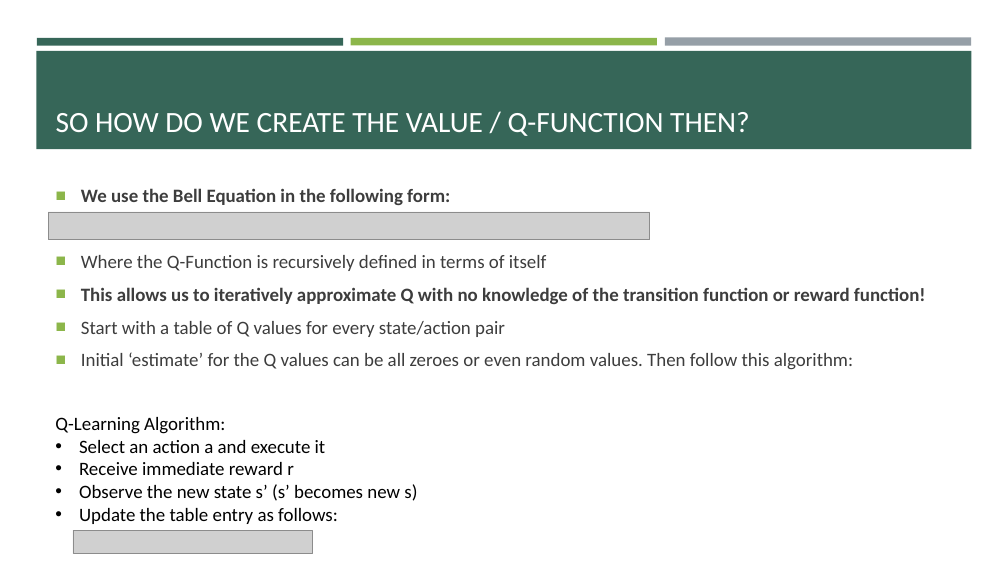
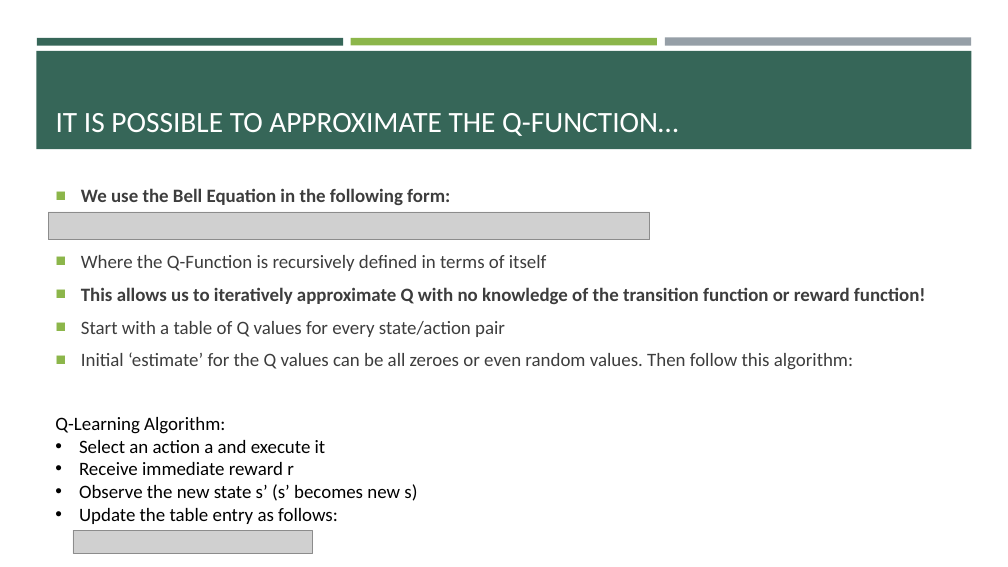
Before and after one commit to brucenielson/Reinforcement-Learning, a slide deck: slide 13 of Deep Reinforcement Learning.pptx (slide 12 before the commit). Drawn at 1008x567 pixels with LibreOffice and Linux fonts; fonts in the diff are those of the drawing; grey boxes stand for pictures. Boxes give left, top, right and bottom in pixels: in the first picture for what was removed or moved away, otherwise in the second. Text is boxed around its words. In the diff, an @@ line names an element or a change of style, - is before the commit and + after.

```diff
--- a/Deep Reinforcement Learning.pptx
+++ b/Deep Reinforcement Learning.pptx
@@ title at box(56, 113, 678, 136): text changed @@
-SO HOW DO WE CREATE THE VALUE / Q-FUNCTION THEN?
+IT IS POSSIBLE TO APPROXIMATE THE Q-FUNCTION…
```
Also in this commit, not shown: 3 other slides changed, 1 slide added, 10 other files.
